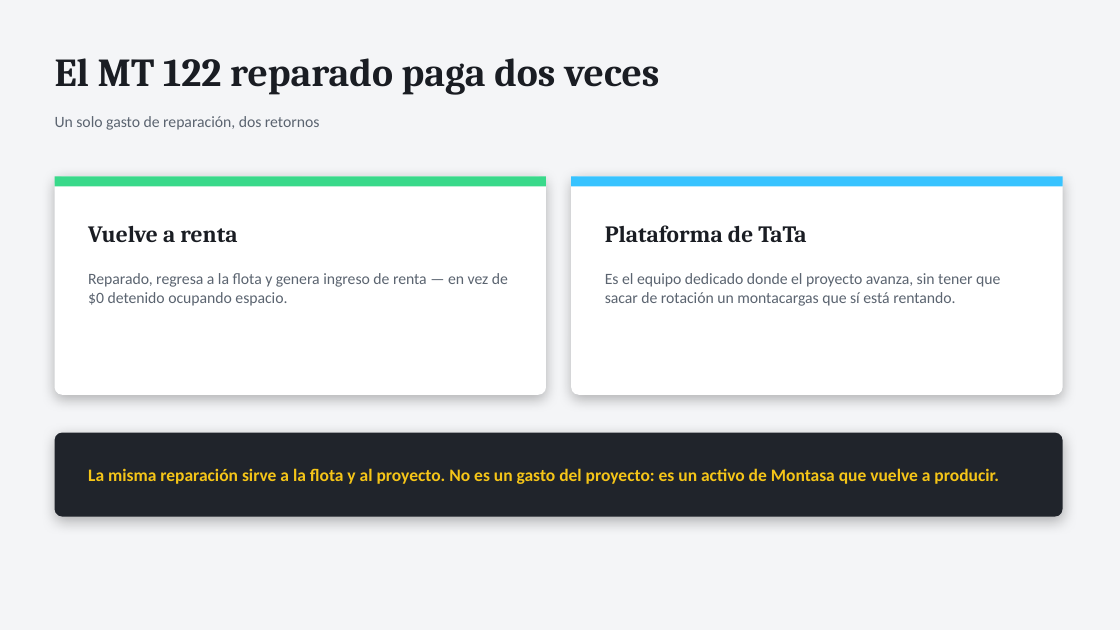
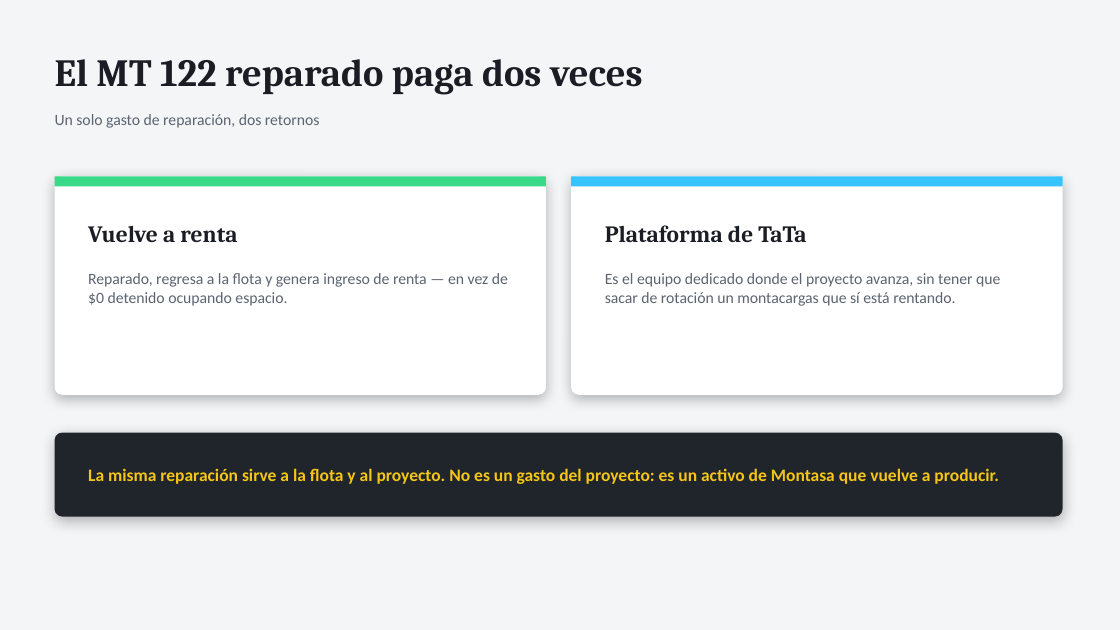
Before and after one commit to Rodzilla-TheCreator/tata, a slide deck: slide 8 of presentaciones/TaTa_Estado_y_Pedido_Omar.pptx (slide 6 before the commit). Drawn at 1120x630 pixels with LibreOffice and Linux fonts; fonts in the diff are those of the drawing. Boxes give left, top, right and bottom in pixels: in the first picture for what was removed or moved away, otherwise in the second. Text is boxed around its words. In the diff, an @@ line names an element or a change of style, - is before the commit and + after.

```diff
--- a/presentaciones/TaTa_Estado_y_Pedido_Omar.pptx
+++ b/presentaciones/TaTa_Estado_y_Pedido_Omar.pptx
@@ text "El MT 122 reparado paga ..." at [55, 59, 643, 95]: size 34 to 33 pt @@
```
Also in this commit, not shown: 7 other slides changed, 3 slides added, 1 slide removed, 5 other files.
